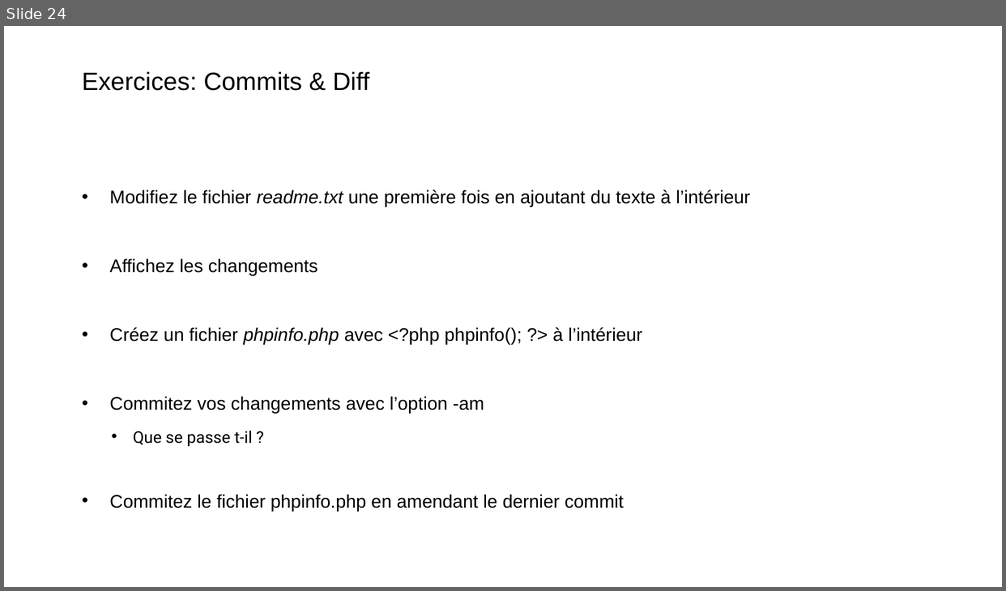
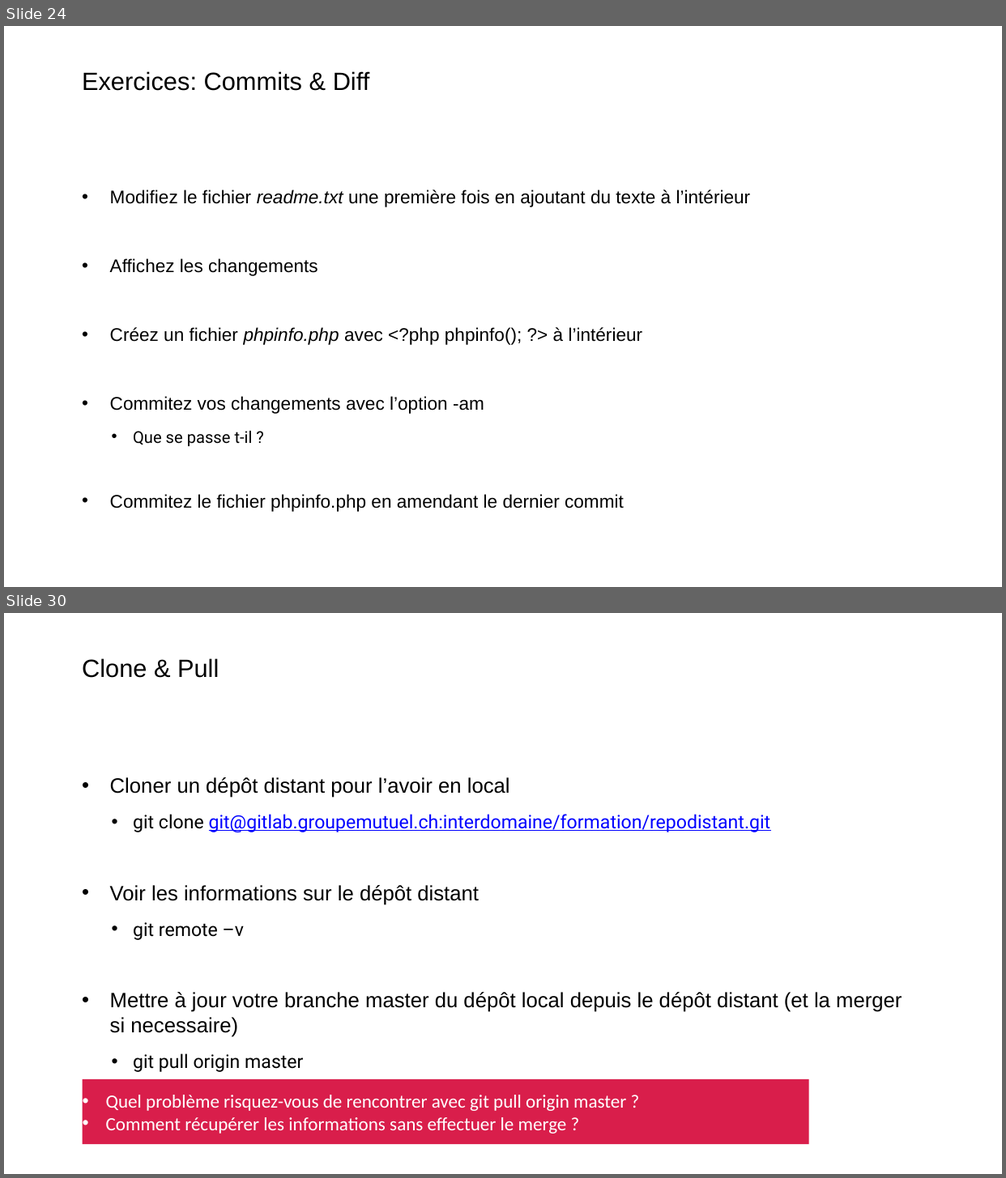
Before and after one commit to Xaviou1003/formation-git, a slide deck: Formation Git - basique.pptx. Shown one above the other, each under a label of ours: slide 24 before the commit, slides 24 and 30 after it; the slides between them are not shown. The pictures are 1006x591 and 1006x1178 pixels, drawn with LibreOffice and Linux fonts; fonts in the diff are those of the drawing; background and template pictures are left out. Boxes give left, top, right and bottom in pixels: in the first picture for what was removed or moved away, otherwise in the second. Text is boxed around its words. In the diff, an @@ line names an element or a change of style, - is before the commit and + after.

```diff
--- a/Formation Git - basique.pptx
+++ b/Formation Git - basique.pptx
@@ slide 30 added at (4, 613, 1002, 1174), background picture (left out) @@
@@ title added at (82, 658, 219, 678), 24 pt, text #000000 @@
+Clone & Pull
@@ text added at (110, 777, 901, 1072), 20 pt, text #000000 @@
+• Cloner un dépôt distant pour l’avoir en local
+  • git clone git@gitlab.groupemutuel.ch:interdomaine/formation/repodistant.git
+• Voir les informations sur le dépôt distant
+  • git remote –v
+• Mettre à jour votre branche master du dépôt local depuis le dépôt distant (et la merger si necessaire)
+  • git pull origin master
@@ rectangle added at (83, 1080, 809, 1144), fill #D91E4B, 18 pt, text #FFFFFF @@
+• Quel problème risquez-vous de rencontrer avec git pull origin master ?
+• Comment récupérer les informations sans effectuer le merge ?
```
Also in this commit, not shown: 2 slides changed, 21 other slides added, 3 other files.
